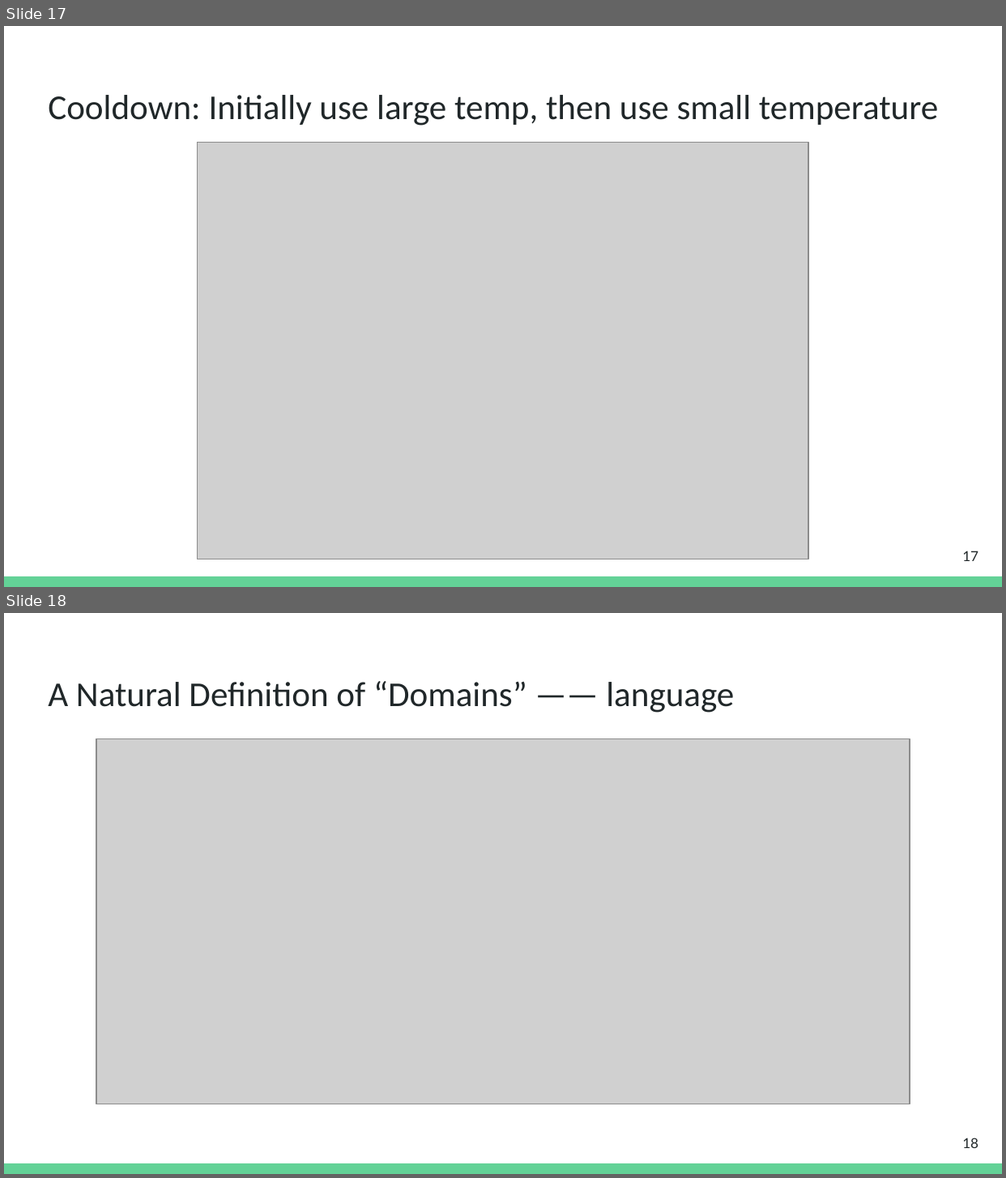
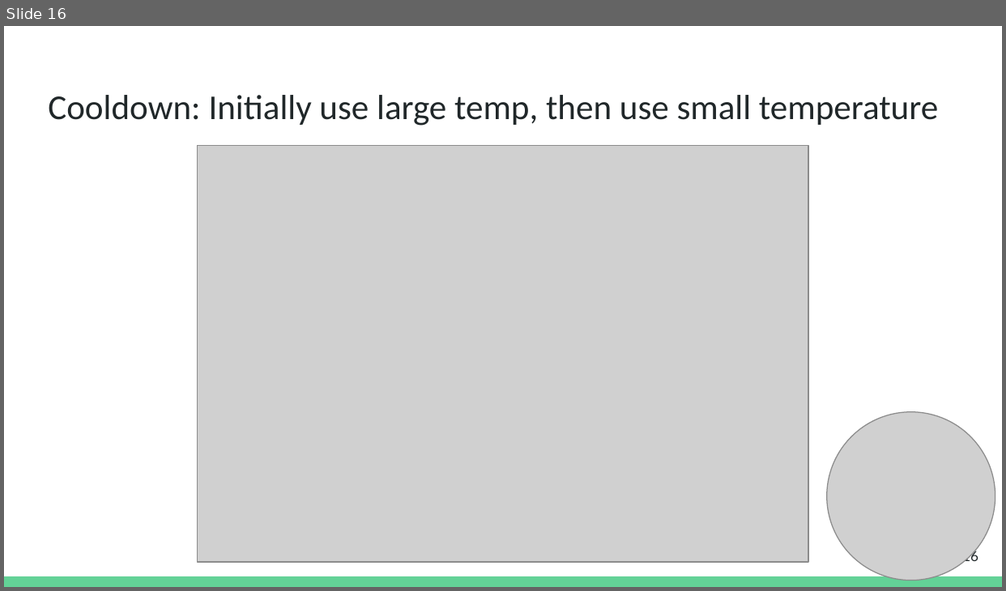
Before and after one commit to danyaljj/homepage, a slide deck: files/2025_cooldown/Cooldown_NAACL_2025_10min.pptx. Shown one above the other, each under a label of ours: slides 17 and 18 before the commit, slide 16 after it. The pictures are 1006x1178 and 1006x591 pixels, drawn with LibreOffice and Linux fonts; fonts in the diff are those of the drawing; grey boxes stand for pictures. Boxes give left, top, right and bottom in pixels: in the first picture for what was removed or moved away, otherwise in the second. Text is boxed around its words. In the diff, an @@ line names an element or a change of style, - is before the commit and + after.

```diff
--- a/files/2025_cooldown/Cooldown_NAACL_2025_10min.pptx
+++ b/files/2025_cooldown/Cooldown_NAACL_2025_10min.pptx
@@ slide 18 removed at bbox=[4, 613, 1002, 1174], background #FFFFFF; not listed: 1 template element that a slide beside it also shows @@
@@ title removed at bbox=[48, 681, 734, 713] @@
-A Natural Definition of “Domains” —— language
@@ picture removed at bbox=[97, 739, 910, 1104] @@
@@ page number removed at bbox=[962, 1138, 978, 1148] @@
-18
@@ what was slide 17 is now slide 16 @@
@@ slide 16 changed as well @@
@@ picture: place and size @@
-picture at bbox=[198, 143, 808, 560]
+picture at bbox=[198, 146, 808, 563]
@@ picture added at bbox=[826, 412, 995, 581] @@
@@ page number at bbox=[962, 550, 978, 565]: text changed @@
-17
+16
```
Also in this commit, not shown: 15 other slides changed, 5 slides added, 5 other slides removed, 3 other files.
